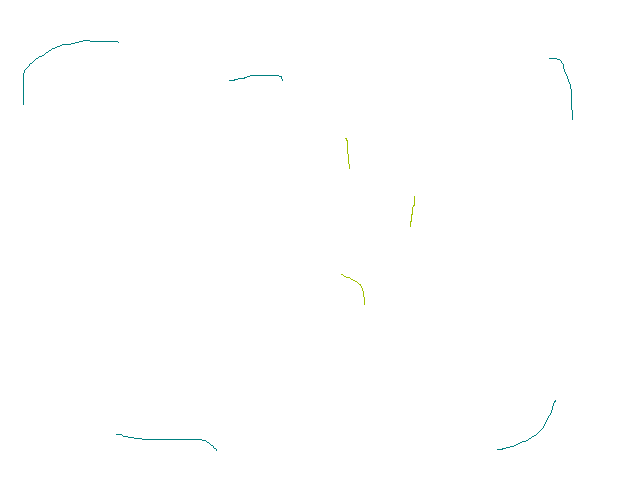
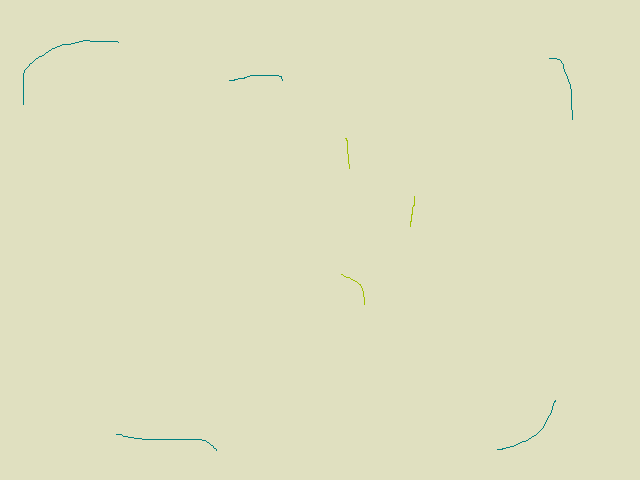
Layers edited between the first and the second w=640, h=480 image:
painted on "Background" over left=0, top=0, right=640, bottom=480
painted on "48_randomLow.png" over left=0, top=0, right=640, bottom=480
